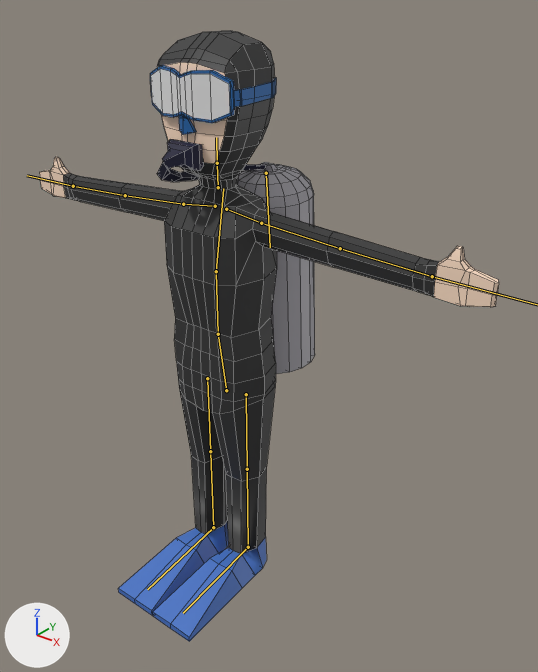
Two versions of the FBX model Assets/Character.fbx, one commit apart.
The view is the same before and after, from a 50 mm lens placed at (1.81, -1.53, 2.35), pointed at (0.12, 0.58, 1.04). Lighting does not change. The marker at lower left points along +X, +Y and +Z. The bones that bend it are drawn over the model as lines. Mesh edges are drawn as thin lines.

In view in the first picture: 'Person'.
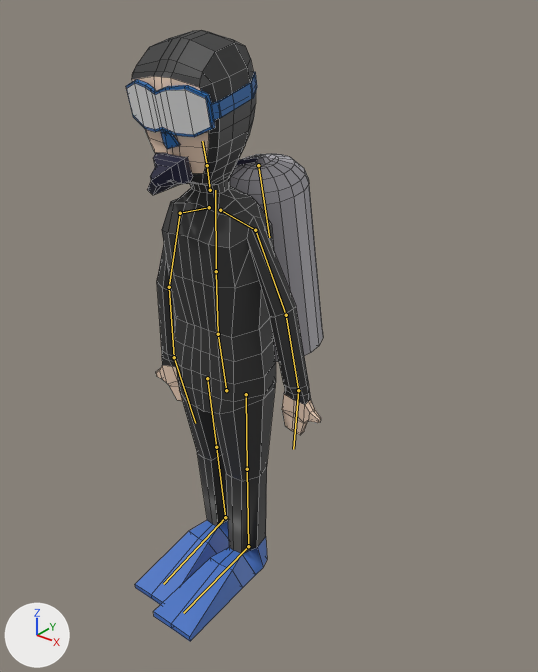
The newer file adds an action. The first version stands in its rest pose; the second is drawn at frame 29 of the action 'Armature|Idle'.

Changed parts and their boxes (x1, y1, x2, y2) in the pictures (538 x 672 px):
'Person', posed (57% narrower): before (39, 30, 499, 642); after (126, 30, 323, 641)
bone 'Spine3', root to tip: before (216, 271) to (223, 188); after (216, 271) to (215, 190)
bone 'Head', root to tip: before (217, 163) to (216, 137); after (207, 165) to (202, 141)
bone 'Shoulder.L', root to tip: before (226, 209) to (261, 223); after (220, 210) to (255, 230)
bone 'Bicep.L', root to tip: before (261, 223) to (340, 248); after (255, 230) to (286, 315)
bone 'Forearm.L', root to tip: before (340, 248) to (432, 276); after (286, 315) to (298, 390)
bone 'Shoulder.R', root to tip: before (215, 206) to (183, 204); after (209, 207) to (180, 213)
bone 'Bicep.R', root to tip: before (183, 204) to (125, 195); after (180, 213) to (169, 287)
bone 'Forearm.R', root to tip: before (125, 195) to (73, 186); after (169, 287) to (174, 357)
bone 'Hand.R', root to tip: before (73, 186) to (27, 175); after (174, 357) to (195, 423)
bone 'Hip.R', root to tip: before (207, 378) to (210, 451); after (207, 378) to (216, 447)

Edits to the bpy script that builds the scene:
```text
Change bone_spine3:
    where bone_spine3 = bpy.data.objects['Armature'].pose.bones['Spine3']  # child of 'Spine2'
    bone_spine3.rotation_quaternion: (1.0, 0.0, 0.0, 0.0) -> (0.998, 0.066, 0.0, 0.0)  # degrees (0, 0, 0) -> degrees (8, 0, 0)
Change bone_head:
    where bone_head = bpy.data.objects['Armature'].pose.bones['Head']  # child of 'Neck'
    bone_head.rotation_quaternion: (1.0, 0.0, 0.0, 0.0) -> (0.999, 0.034, 0.0, 0.0)  # degrees (0, 0, 0) -> degrees (4, 0, 0)
Change bone_shoulder_l:
    where bone_shoulder_l = bpy.data.objects['Armature'].pose.bones['Shoulder.L']  # child of 'Spine3'
    bone_shoulder_l.rotation_quaternion: (1.0, 0.0, 0.0, 0.0) -> (0.998, 0.0, 0.0, -0.07)  # degrees (0, 0, 0) -> degrees (0, 0, -8)
Change bone_bicep_l:
    where bone_bicep_l = bpy.data.objects['Armature'].pose.bones['Bicep.L']  # child of 'Shoulder.L'
    bone_bicep_l.rotation_quaternion: (1.0, 0.0, 0.0, 0.0) -> (0.866, 0.007, 0.017, -0.499)  # degrees (0, 0, 0) -> degrees (0, 2, -60)
Change bone_forearm_l:
    where bone_forearm_l = bpy.data.objects['Armature'].pose.bones['Forearm.L']  # child of 'Bicep.L'
    bone_forearm_l.rotation_quaternion: (1.0, 0.0, 0.0, 0.0) -> (0.992, -0.003, -0.002, -0.128)  # degrees (0, 0, 0) -> degrees (0, 0, -15)
Change bone_hand_l:
    where bone_hand_l = bpy.data.objects['Armature'].pose.bones['Hand.L']  # child of 'Forearm.L'
    bone_hand_l.rotation_quaternion: (1.0, 0.0, 0.0, 0.0) -> (0.99, 0.0, 0.0, -0.143)  # degrees (0, 0, 0) -> degrees (0, 0, -16)
Change bone_shoulder_r:
    where bone_shoulder_r = bpy.data.objects['Armature'].pose.bones['Shoulder.R']  # child of 'Spine3'
    bone_shoulder_r.rotation_quaternion: (1.0, 0.0, 0.0, 0.0) -> (0.995, 0.003, 0.034, 0.094)  # degrees (0, 0, 0) -> degrees (1, 4, 11)
Change bone_bicep_r:
    where bone_bicep_r = bpy.data.objects['Armature'].pose.bones['Bicep.R']  # child of 'Shoulder.R'
    bone_bicep_r.rotation_quaternion: (1.0, 0.0, 0.0, 0.0) -> (0.859, 0.087, -0.082, 0.499)  # degrees (0, 0, 0) -> degrees (4, -13, 60)
Change bone_forearm_r:
    where bone_forearm_r = bpy.data.objects['Armature'].pose.bones['Forearm.R']  # child of 'Bicep.R'
    bone_forearm_r.rotation_quaternion: (1.0, 0.0, 0.0, 0.0) -> (0.993, -0.007, 0.003, 0.115)  # degrees (0, 0, 0) -> degrees (-1, 0, 13)
Change bone_hand_r:
    where bone_hand_r = bpy.data.objects['Armature'].pose.bones['Hand.R']  # child of 'Forearm.R'
    bone_hand_r.rotation_quaternion: (1.0, 0.0, 0.0, 0.0) -> (0.989, -0.009, 0.003, 0.145)  # degrees (0, 0, 0) -> degrees (-1, 1, 17)
Change bone_hip_r:
    where bone_hip_r = bpy.data.objects['Armature'].pose.bones['Hip.R']
    bone_hip_r.rotation_quaternion: (1.0, 0.0, 0.0, 0.0) -> (0.999, 0.052, 0.0, 0.0)  # degrees (0, 0, 0) -> degrees (6, 0, 0)
```
